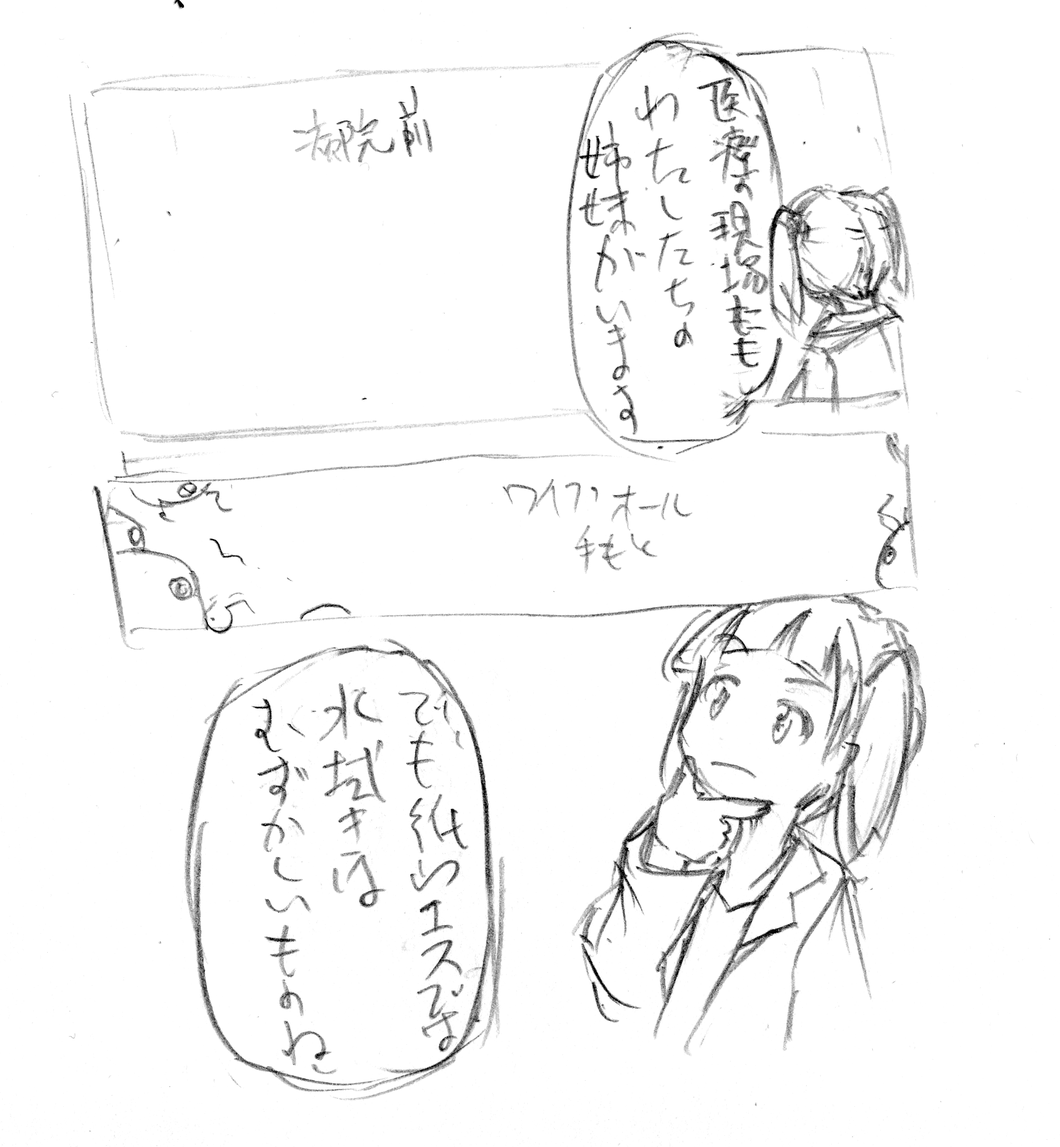
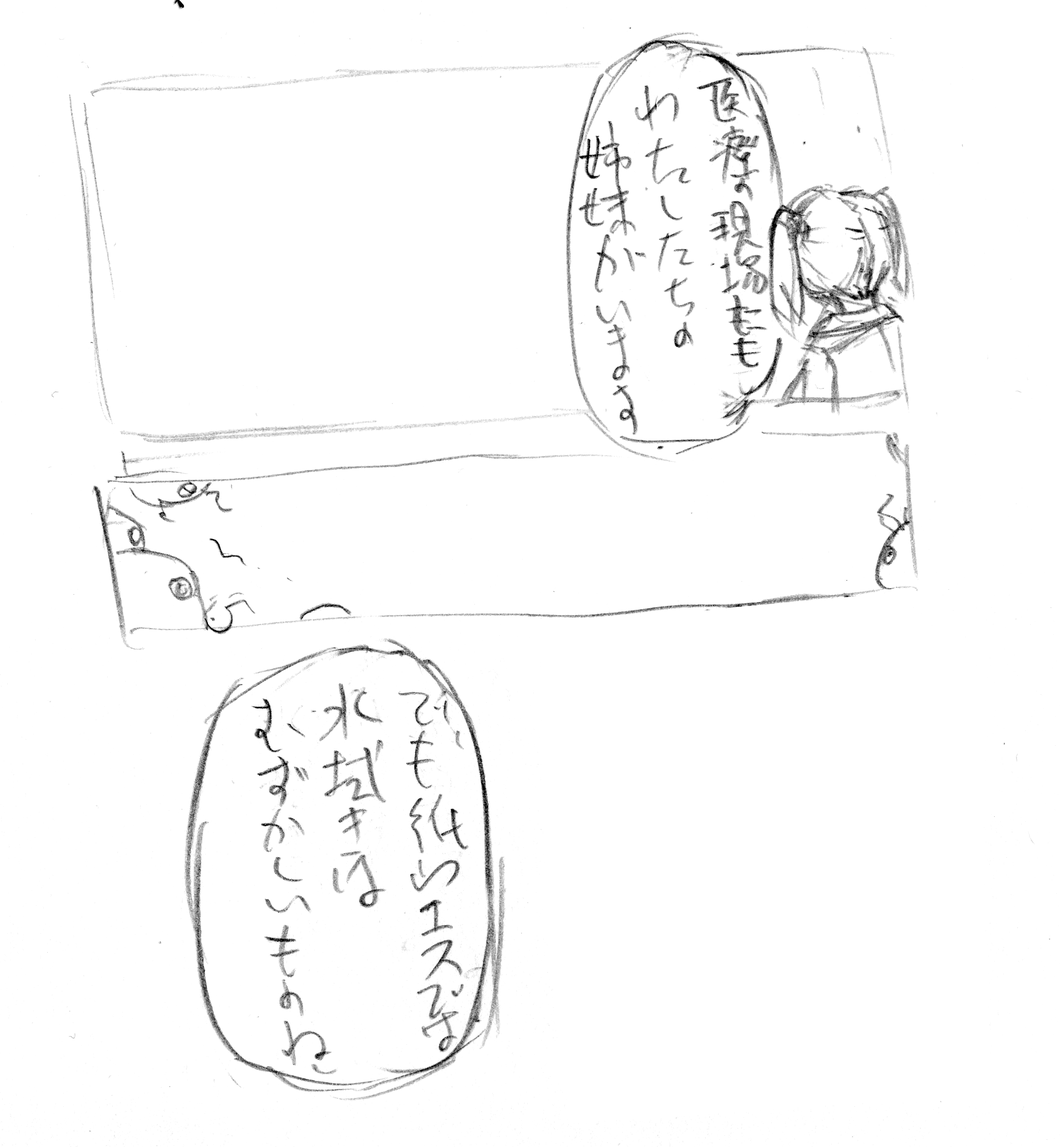
Before/after of a 1060x1147 layered artwork. What changed in the layer stack:
added layer "背景" over [115, 85, 984, 1124]
